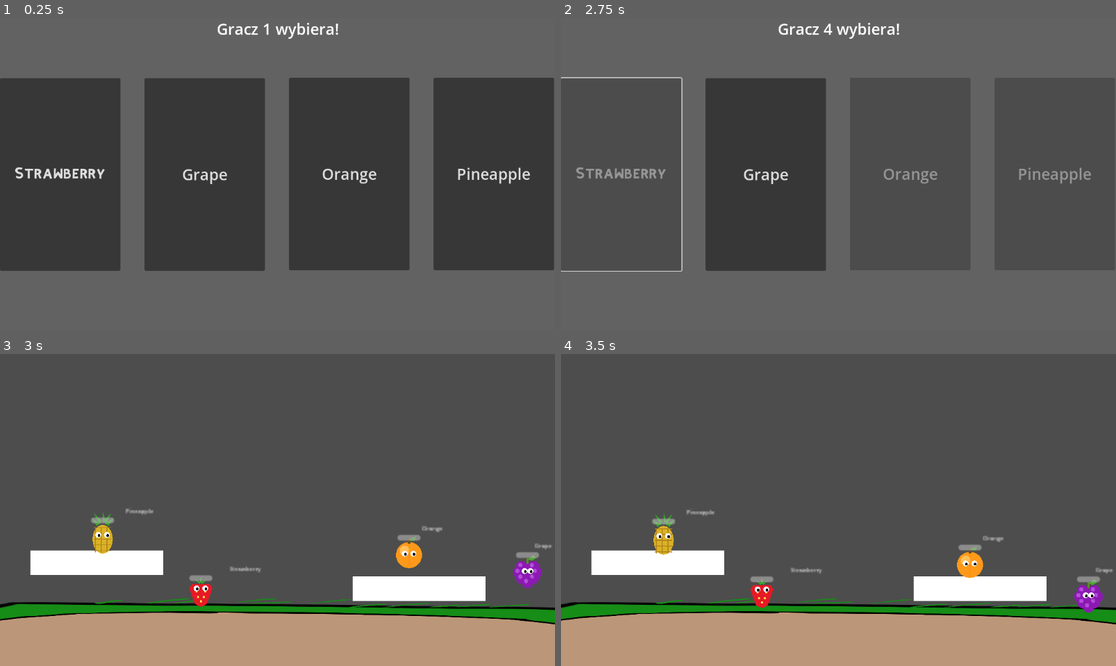
Above: before the commit, frames 1-4 (two rows, left to right).
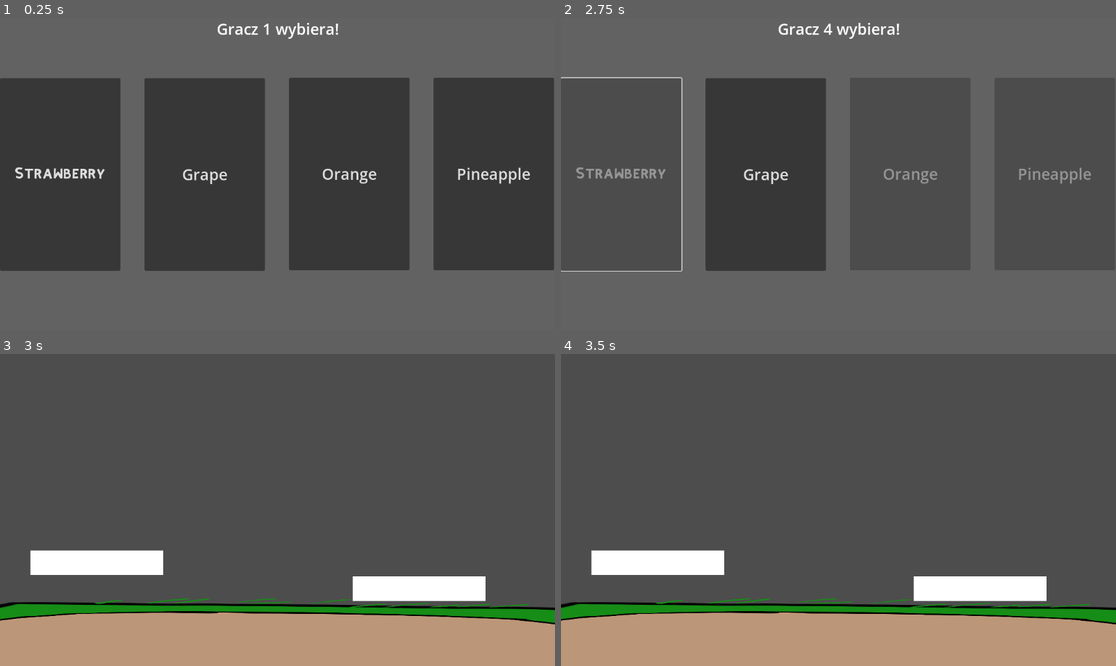
Above: after the commit, the same moments.

Repository: mamamd3/Fruit-Game
Game: Godot game, scene res://scenes/ui/choose_character.tscn
The game is run twice, just before and just after one commit, with the same random seed, the same clock (stepped at 60 frames per second) and the same inputs.
Inputs:
- Up to frame 1 (0.25 s): no input
- Up to frame 2 (2.75 s): click "Orange" at 0.5 s; click "Pineapple" at 1.25 s; click "Strawberry" at 2 s
- Up to frame 3 (3 s): click "Grape" at 2.75 s
- Up to frame 4 (3.5 s): no input

Frames 1-2 are identical in both runs. In frame 3, 1.7% of the frame differs, in the area x 16-100%, y 49-82%; in frame 4, 1.7%, in the area x 16-100%, y 49-83%.
Error after the commit: Parse Error: Unexpected "==" in class body. (res://scripts/characters/character.gd:120)

Commit message:
Fix is_remote setter and update interpolation logic

Diff:
--- a/scripts/characters/character.gd
+++ b/scripts/characters/character.gd
@@ -30,7 +30,10 @@
 # ── Interpolacja sieciowa ─────────────────────────────────────────────────────
 # Ustawiona na true przez main_game.gd dla postaci sterowanych zdalnie.
 # Gdy true: _physics_process jest pomijany, pozycja jest interpolowana w _process.
-var is_remote:          bool    = false
+var is_remote:          bool    = false:
+	set(value):
+		if not _is_dying:
+			is_remote = value
 var _net_target_pos:    Vector2 = Vector2.ZERO
 const NET_LERP_SPEED:   float   = 20.0
 
@@ -113,7 +116,8 @@
 # ─────────────────────────────────────────────
 
 ## Odbiera stan pozycji od serwera i ustawia cel interpolacji.
-## Wywołaj to na zdalnym kliencie (is_remote == true) po każdym pakiecie sieciowym.
+## Wywołaj to na zdalnym kliencie (33
+== true) po każdym pakiecie sieciowym.
 func receive_remote_state(pos: Vector2, vel: Vector2) -> void:
 	_net_target_pos = pos
 	# Prędkość zachowana na wypadek przyszłego użycia (np. przewidywanie ruchu).
@@ -124,7 +128,7 @@
 	if not is_remote or _is_dying:
 		return
 	# Płynna interpolacja zamiast teleportacji przy każdym pakiecie.
-	global_position = global_position.lerp(_net_target_pos, delta * NET_LERP_SPEED)
+	global_position = global_position.lerp(_net_target_pos, clamp(delta * NET_LERP_SPEED, 0.0, 1.0)
 
 
 # ─────────────────────────────────────────────
